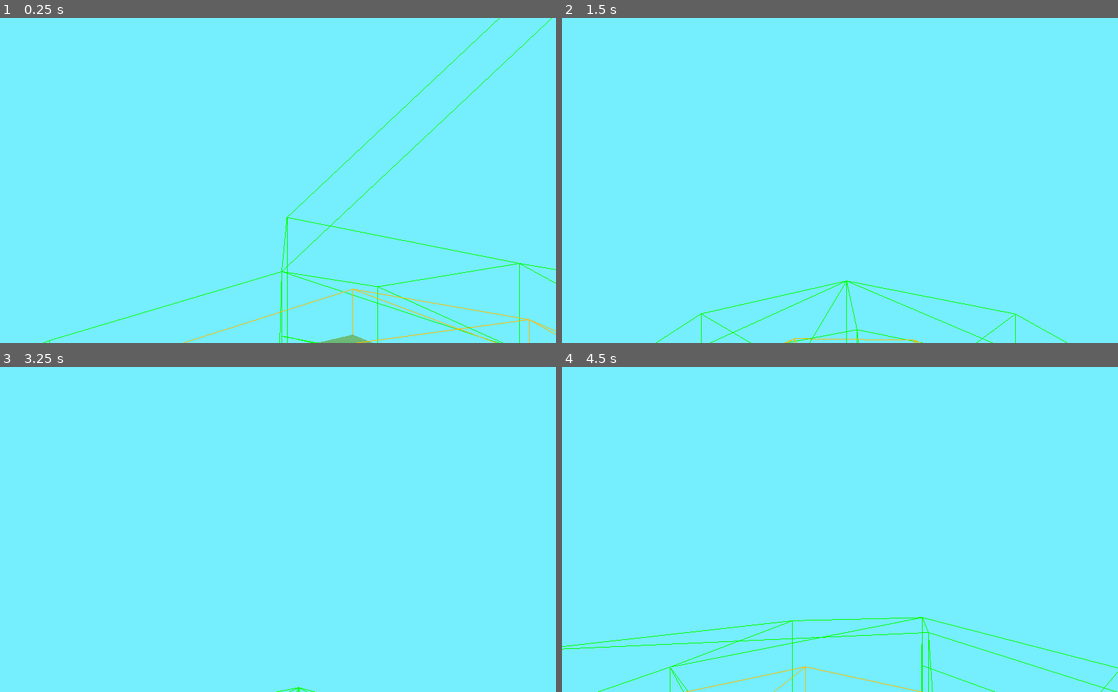
Above: before the commit, frames 1-4 (two rows, left to right).
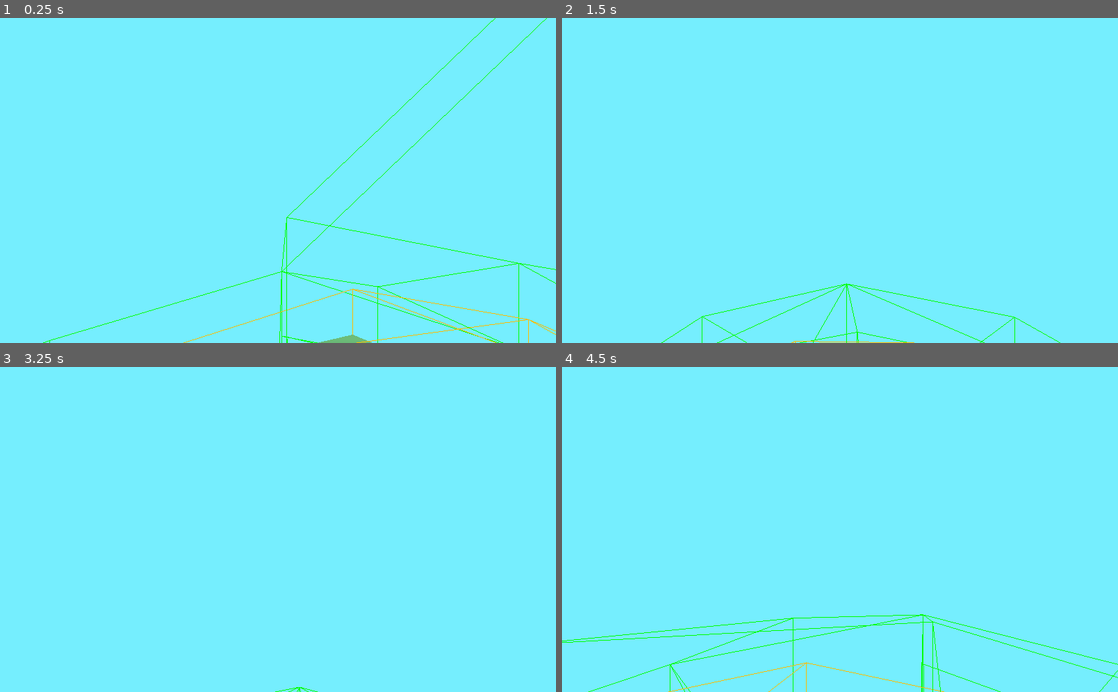
Above: after the commit, the same moments.

Repository: ctkerns/Marching-Cube-Sphere
Game: Godot game, scene res://Scenes/Universe.tscn
Two runs of this game, one before a commit and one after it. Both use one fixed random seed, a clock stepped at 60 frames per second and the inputs below.
Inputs (mouse positions are in pixels of both pictures, inside the frame that each line leads up to):
- Up to frame 1 (0.25 s): no input
- Up to frame 2 (1.5 s): move the mouse to (867, 180) at 0.52 s; hold Shift (sprint) 0.53-1.28 s; hold W (move_forward) from 0.53 s (still down); move the mouse to (812, 180) at 1.27 s; tap Shift (sprint) at 1.35 s
- Up to frame 3 (3.25 s): keep holding W (move_forward); move the mouse to (289, 523) at 2.02 s; hold Shift (sprint) 2.03-2.78 s; tap Enter at 2.75 s; move the mouse to (272, 536) at 2.77 s; tap Shift (sprint) at 2.85 s
- Up to frame 4 (4.5 s): keep holding W (move_forward); move the mouse to (878, 532) at 3.52 s; hold Shift (sprint) 3.53-4.28 s; move the mouse to (795, 526) at 4.27 s; tap Shift (sprint) at 4.35 s

The runs differ from the first frame. In frame 1, 0.6% of the frame differs, in the area x 9-100%, y 0-100%; in frame 2, 0.9%; in frame 3, less than 0.1%; in frame 4, 1.7%, in the area x 0-100%, y 76-100%.

Commit message:
Fixed sliding while standing.

Diff:
--- a/Scripts/Player.gd
+++ b/Scripts/Player.gd
@@ -69,7 +69,8 @@
 			_velocity = _velocity.linear_interpolate(-horizontal, _friction*delta)
 
 	# Do the gravity.
-	_velocity -= up*9.8*delta
+	if !_grounded:
+		_velocity -= up*9.8*delta
 
 	# Collide.
 	var collision = move_and_collide(_velocity*delta)
